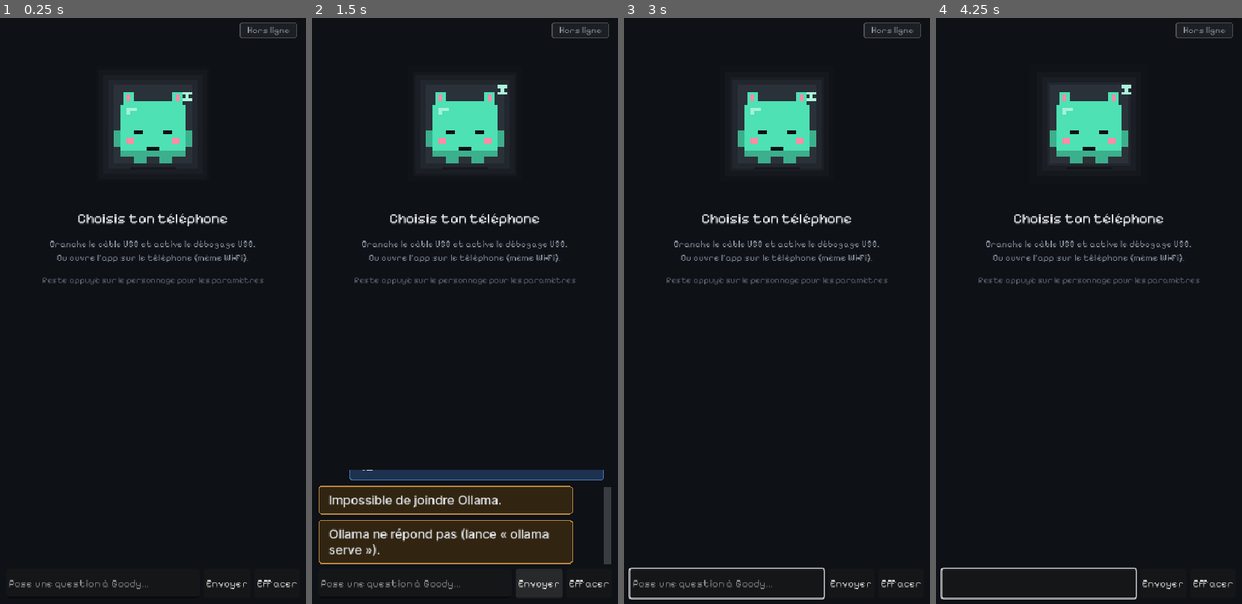
Above: before the commit, frames 1-4 (left to right).
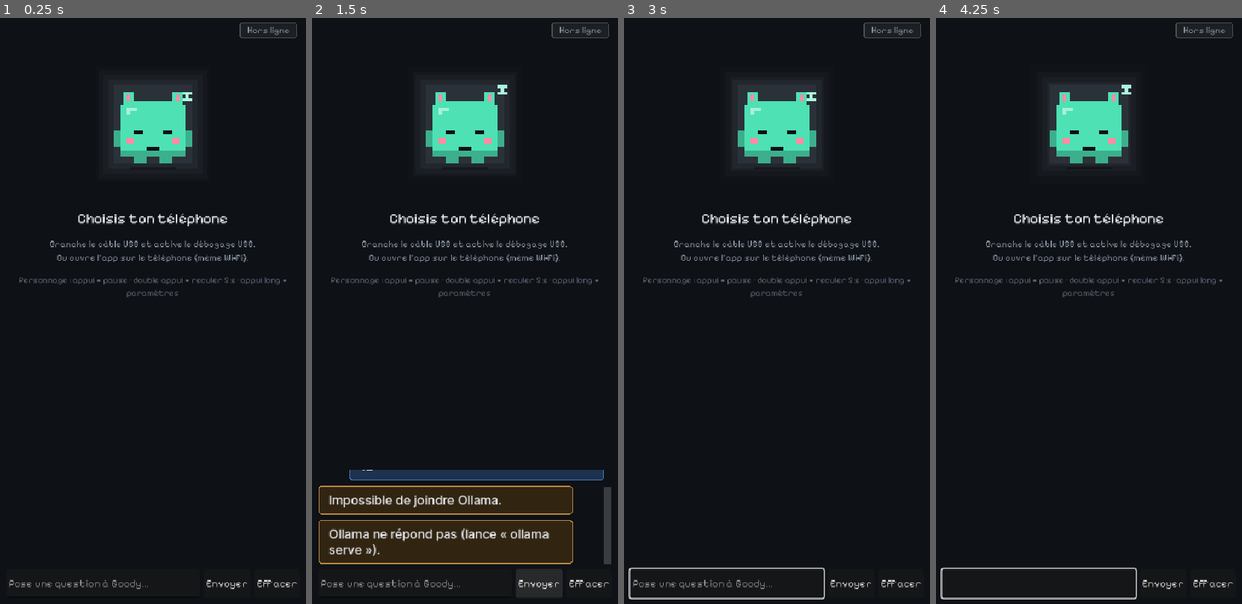
Above: after the commit, the same moments.

Repository: goodview-software/pocket-speaker
Game: Godot game, scene res://boot.tscn
Two runs of this game, one before a commit and one after it. Both use one fixed random seed, a clock stepped at 60 frames per second and the inputs below.
Inputs (mouse positions are in pixels of both pictures, inside the frame that each line leads up to):
- Up to frame 1 (0.25 s): no input
- Up to frame 2 (1.5 s): click (416, 586) at 0.52 s; type "12" at 0.6 s; click "Envoyer" at 1.25 s
- Up to frame 3 (3 s): click "Effacer" at 2 s; tap Enter (ui_accept) at 2.75 s; move the mouse to (777, 305) at 2.77 s; hold Right from 2.78 s (still down); tap Tab at 2.85 s; click (777, 305) at 2.92 s
- Up to frame 4 (4.25 s): tap Enter (ui_accept) at 3.02, 3.77 s; move the mouse to (1089, 123) at 3.52 s; release Right at 3.53 s; hold Left from 3.53 s (still down); tap Space at 3.6 s; click (1089, 123) at 3.67 s

The runs differ from the first frame. In frame 1, 0.4% of the frame differs, in the area x 6-94%, y 44-48%; in frame 2, 0.4%; in frame 3, 0.4%; in frame 4, 0.4%.

Commit message:
Appui sur la mascotte : pause/lecture du média du PC (MPRIS), double appui : reculer de 5 s
Co-Authored-By: Claude Sonnet 5.5 <noreply@anthropic.com>

Diff:
--- a/main.gd
+++ b/main.gd
@@ -25,6 +25,7 @@
 const LANGS := [["none", "Aucune"], ["es", "Español"], ["en", "English"], ["fr", "Français"], ["de", "Deutsch"], ["it", "Italiano"], ["pt", "Português"]]
 const T_ASK := 12  # téléphone -> PC : [mode u8 : 0 chat, 1 explication d'un mot] + texte UTF-8
 const T_ANS := 13  # PC -> téléphone : réponse de la mascotte (UTF-8)
+const T_CMD := 14  # téléphone -> PC : [1 pause/lecture, 2 reculer de 5 s] du média en cours
 const T_PING := 7
 const T_PONG := 8
 const SINK := "pocket_out"
@@ -261,6 +262,7 @@
 var settings_layer: Control
 var settings_box: VBoxContainer
 var press_t := -1.0
+var tap_pending := -1.0
 var subs_card: Control
 var chat_sc: ScrollContainer
 var chat_in: LineEdit
@@ -606,7 +608,7 @@
 	sub.horizontal_alignment = HORIZONTAL_ALIGNMENT_CENTER
 	sub.autowrap_mode = TextServer.AUTOWRAP_WORD_SMART
 	sub.custom_minimum_size = Vector2(0, 40)
-	var hint_l := _label("Reste appuyé sur le personnage pour les paramètres", 13, C_IDLE, content)
+	var hint_l := _label("Personnage : appui = pause · double appui = reculer 5 s · appui long = paramètres", 13, C_IDLE, content)
 	hint_l.horizontal_alignment = HORIZONTAL_ALIGNMENT_CENTER
 	hint_l.autowrap_mode = TextServer.AUTOWRAP_WORD_SMART
 
@@ -651,7 +653,16 @@
 	th.add_child(xb)
 	orb.gui_input.connect(func(e: InputEvent):
 		if e is InputEventMouseButton and e.button_index == MOUSE_BUTTON_LEFT:
-			press_t = 0.0 if e.pressed else -1.0)
+			if e.pressed:
+				press_t = 0.0
+			else:
+				if press_t >= 0.0 and press_t < 0.6:  # appui court
+					if tap_pending >= 0.0:
+						tap_pending = -1.0
+						_media(2)  # double appui : on recule
+					else:
+						tap_pending = 0.0
+				press_t = -1.0)
 
 	var c1 := _card(content)
 	var r1 := HBoxContainer.new()
@@ -889,6 +900,11 @@
 
 
 func _ui_tick(delta: float) -> void:
+	if tap_pending >= 0.0:
+		tap_pending += delta
+		if tap_pending > 0.35:
+			tap_pending = -1.0
+			_media(1)
 	if press_t >= 0.0:
 		press_t += delta
 		if press_t > 0.6:
@@ -937,6 +953,25 @@
 	_send_ctrl()
 
 
+## Pause/lecture (1) ou retour de 5 s (2) du média en cours sur le PC ; le téléphone transmet au PC.
+func _media(code: int) -> void:
+	if is_phone:
+		_send(T_CMD, PackedByteArray([code]))
+		return
+	var sc := ""
+	for p in [OS.get_executable_path().get_base_dir() + "/media.sh", ProjectSettings.globalize_path("res://tools/media.sh")]:
+		if FileAccess.file_exists(p):
+			sc = p
+			break
+	if sc == "":
+		return
+	var arg := "playpause" if code == 1 else "back"
+	if OS.get_environment("FLATPAK_ID") != "":
+		OS.create_process("flatpak-spawn", ["--host", "sh", sc, arg])
+	else:
+		OS.create_process("sh", [sc, arg])
+
+
 func _delay_text() -> void:
 	delay_lbl.text = "Décalage du son : " + ("aucun" if sub_delay < 0.05 else "%.1f s" % sub_delay)
 	if sub_lag > 0.0 and want_subs:
@@ -1037,6 +1072,9 @@
 		T_PONG:
 			if pl.size() >= 4:
 				rtt_ms = int(Time.get_ticks_msec() - pl.decode_u32(0)) & 0xFFFF
+		T_CMD:
+			if not is_phone and pl.size() >= 1:
+				_media(pl[0])
 		T_ANS:
 			if is_phone:
 				var at := pl.get_string_from_utf8()
Not shown, changed: release.sh
